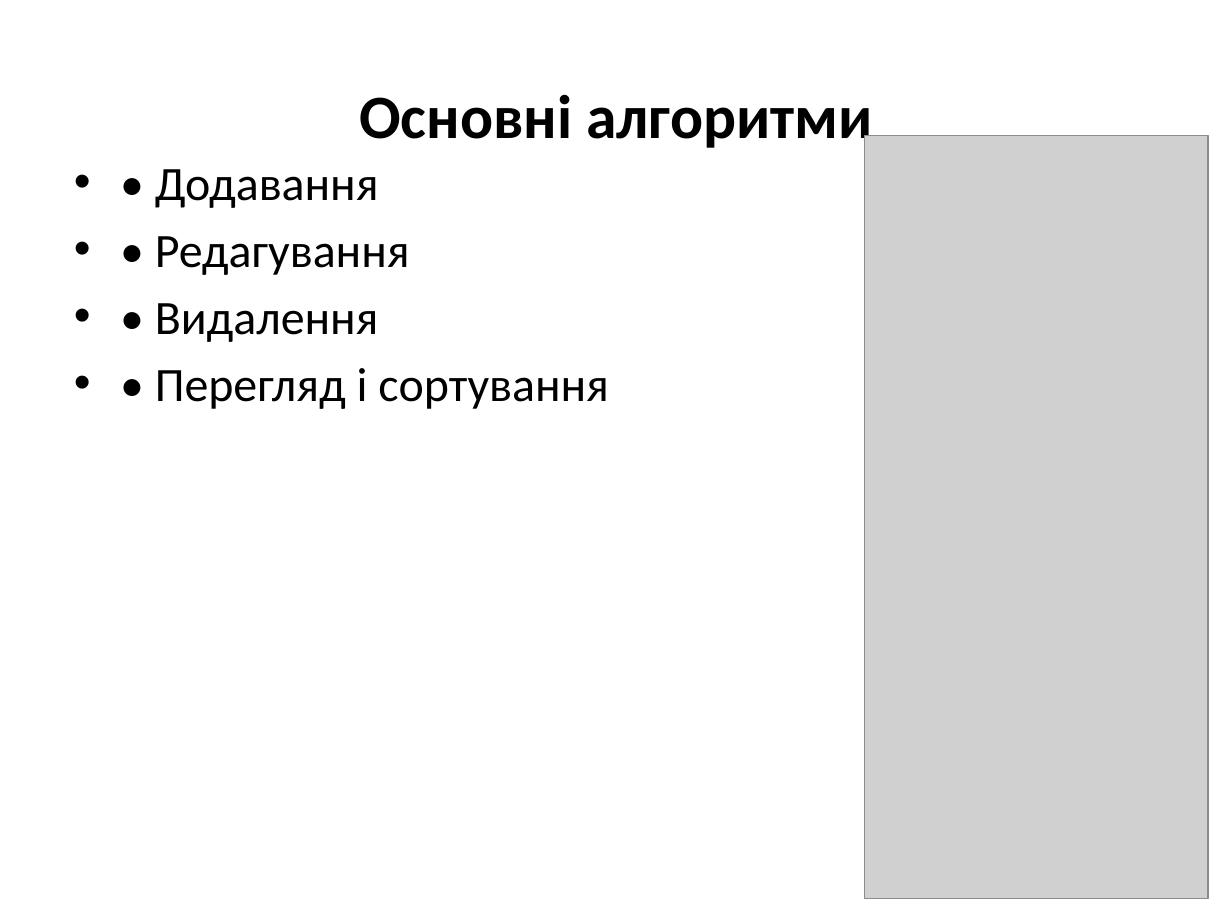
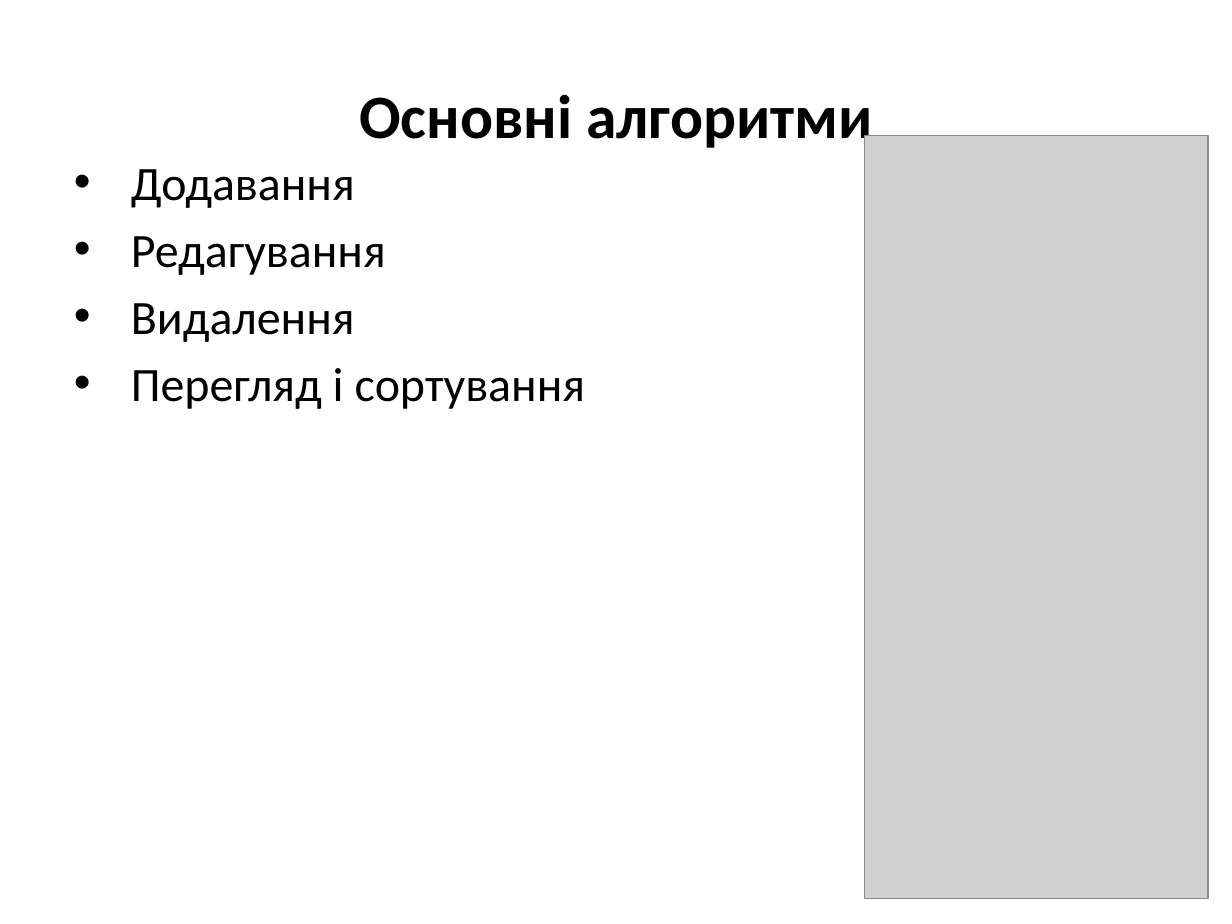
Before and after one commit to MykhailoBuhera/kyrs, a slide deck: slide 9 of documentation/Презентація_стильова.pptx. Drawn at 1232x924 pixels with LibreOffice and Linux fonts; fonts in the diff are those of the drawing; grey boxes stand for pictures. Boxes give left, top, right and bottom in pixels: in the first picture for what was removed or moved away, otherwise in the second. Text is boxed around its words. In the diff, an @@ line names an element or a change of style, - is before the commit and + after.

```diff
--- a/documentation/Презентація_стильова.pptx
+++ b/documentation/Презентація_стильова.pptx
@@ text at [131, 169, 586, 409]: text changed @@
-• • Додавання
-• • Редагування
-• • Видалення
-• • Перегляд і сортування
+• Додавання
+• Редагування
+• Видалення
+• Перегляд і сортування
```
